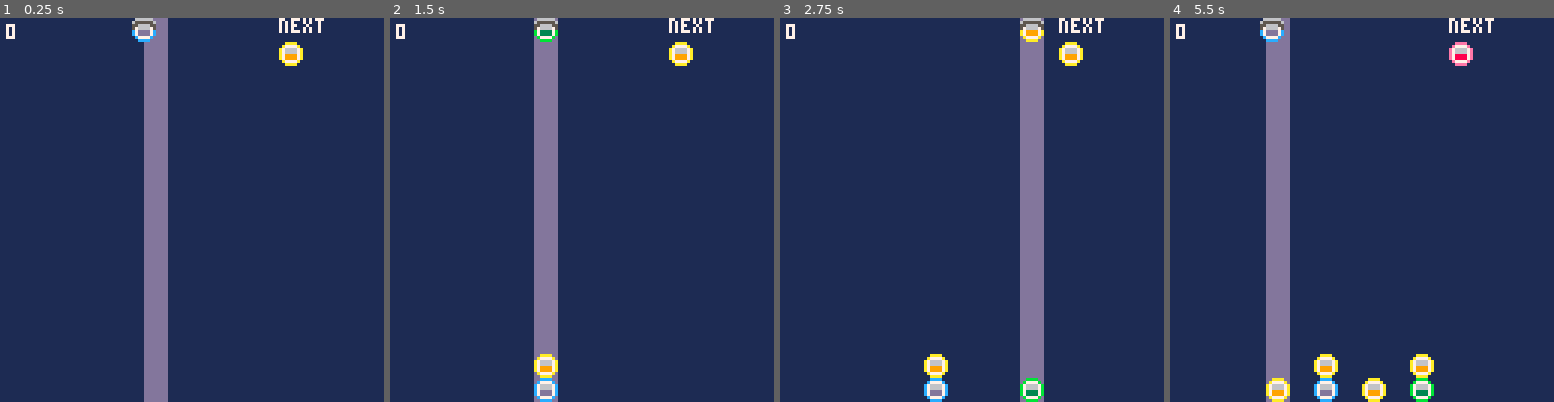
Above: before the commit, frames 1-4 (left to right).
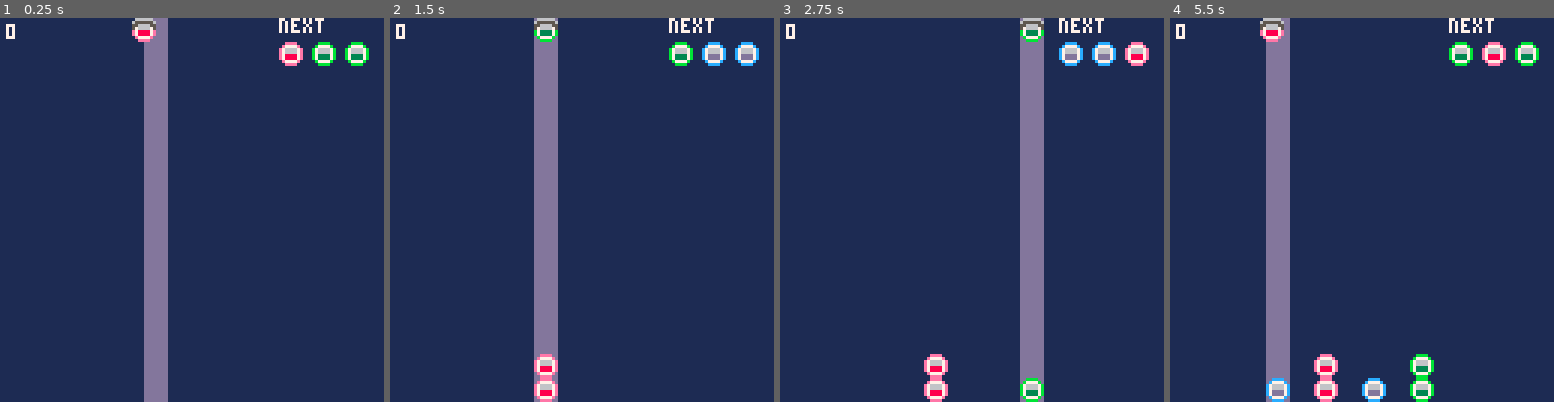
Above: after the commit, the same moments.

Repository: naufalazzmy/pico8miniproject
Game: PICO-8 cartridge shootstack.p8
Same seed, same stepped clock (60 frames per second), same inputs: the game is played once before the commit and once after it.
Inputs:
- Up to frame 1 (0.25 s): no input
- Up to frame 2 (1.5 s): tap X (X key) at 0.33, 1.07 s; tap O (Z key) at 0.7 s
- Up to frame 3 (2.75 s): hold Right 1.6-2.1 s; tap O (Z key) at 1.7, 2.1, 2.5 s; tap X (X key) at 1.85 s; hold Right from 2.47 s (still down)
- Up to frame 4 (5.5 s): tap O (Z key) every 0.4 s from 2.9 to 5.3 s; tap X (X key) at 2.97, 4.08, 5.2 s; release Right at 3.03 s; hold Left 3.08-3.58 s; hold Right 4.02-4.68 s; hold Left from 5.08 s (still down)

The runs differ from the first frame. In frame 1, 0.9% of the frame differs, in the area x 34-97%, y 3-13%; in frame 2, 1.1%; in frame 3, 1.3%; in frame 4, 1.8%, in the area x 23-97%, y 3-100%.

Commit message:
Update shootstack.p8

Diff:
--- a/shootstack.p8
+++ b/shootstack.p8
@@ -40,7 +40,7 @@
 
 	--generate ball prop
 	balls={}
-	for i=1,4 do
+	for i=1,3 do
 	 local ball={
 	  typ="ball",
 	  ismatch=true,
@@ -54,7 +54,9 @@
 
  --generate balls
  nextballs={
-  balls[flr(rnd(4)+1)]
+  balls[flr(rnd(#balls)+1)],
+  balls[flr(rnd(#balls)+1)],
+  balls[flr(rnd(#balls)+1)]
  }
 
  next_ball()
@@ -90,8 +92,8 @@
  shooter.current.ypos=shooter.y
  shooter.current.xpos=shooter.x
 
+ add(nextballs, balls[flr(rnd(#balls)+1)])
  del(nextballs,nextballs[1])
- add(nextballs, balls[flr(rnd(4)+1)])
 end
 
 function spawn_all_columns_bottom()
@@ -143,6 +146,7 @@
     shooting=nil
     next_ball()
     canshoot=true
+    start_match_process()
    end
   end
 
@@ -162,11 +166,7 @@
     shoot(col+1,shooter.current)
   end
 
-  if btnp(🅾️) then
-   process_matches()
-  end
-
-
+  update_matches()
 end
 -->8
 --draw
@@ -223,24 +223,38 @@
  spr(16,sx,sy)
 end
 
---draw balls in stack
 function draw_stacks()
- for col in all(columns) do
-  if #col.stacks>0 then
-	  local bottom=128-cell
-
-	  for ball in all(col.stacks) do
-	   if ball~=nil then
-     spr(ball.sprite,col.l,bottom)
-	    bottom-=cell
-	   end
-	  end
-
-	 end
+ for c=1,#columns do
+  if #columns[c].stacks > 0 then
+   local bottom = 128 - cell
+   for r=1,#columns[c].stacks do
+    local stack = columns[c].stacks[r]
+    if stack then
+     local blink = false
+     if match_state == "remove" and pending_matches and pending_matches[c][r] then
+      blink = (match_timer % 8) < 4
+     end
+     if blink then
+      spr(0, columns[c].l, bottom)
+     else
+      spr(stack.color, columns[c].l, bottom)
+     end
+    end
+    bottom -= cell
+   end
+  end
  end
 end
 -->8
 --match checker
+match_state = "idle" -- idle / remove / fall / wait
+match_timer = 0
+pending_matches = nil
+
+function start_match_process()
+ match_state = "check"
+end
+
 function find_matches()
  local to_remove = {}
 
@@ -327,6 +341,43 @@
     remove_and_gravity(matches)
   end
 end
+
+--checking matches process
+function update_matches()
+ if match_state == "check" then
+  pending_matches = find_matches()
+  local found = false
+  for c=1,#pending_matches do
+   for r=1,#pending_matches[c] do
+    if pending_matches[c][r] then
+     found = true
+     break
+    end
+   end
+   if found then break end
+  end
+  if found then
+   match_state = "remove"
+   match_timer = 15 -- wait 15 frames to blink
+  else
+   match_state = "idle" -- done
+  end
+
+ elseif match_state == "remove" then
+  match_timer -= 1
+  if match_timer <= 0 then
+   remove_and_gravity(pending_matches)
+   match_state = "fall"
+   match_timer = 15 -- wait for falling animation
+  end
+
+ elseif match_state == "fall" then
+  match_timer -= 1
+  if match_timer <= 0 then
+   match_state = "check" -- check again for combo
+  end
+ end
+end
 __gfx__
 0077770000eeee0000cccc0000bbbb0000aaaa000000000000000000000000000000000000000000000000000000000000000000000000000000000000000000
 077777700e7777e00c7777c00b7777b00a7777a00000000000000000000000000000000000000000000000000000000000000000000000000000000000000000
